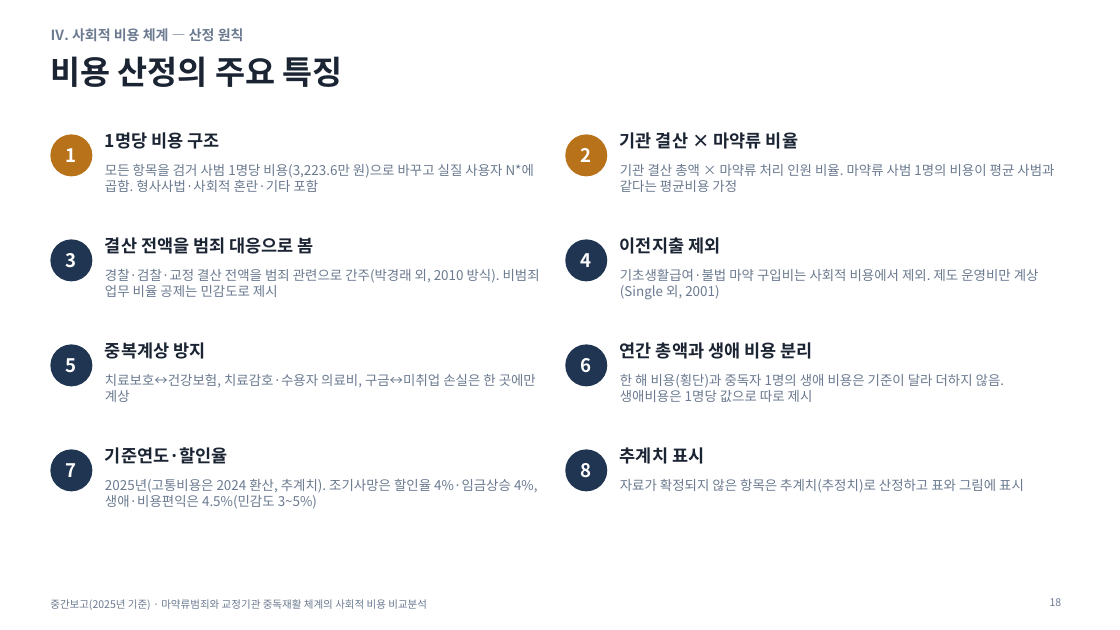
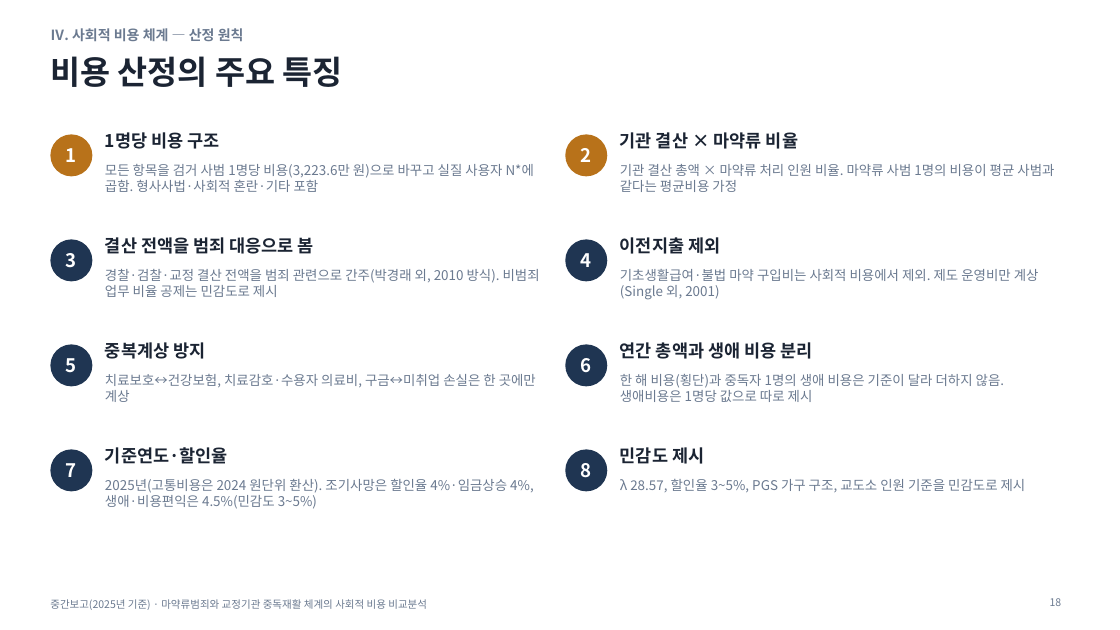
Before and after one commit to adminmrobo/drug-crime-social-cost, a slide deck: slide 18 of deliverables/2026-11-16_보고용/중간보고_마약류사회적비용_2025기준_보고용.pptx. Drawn at 1120x630 pixels with LibreOffice and Linux fonts; fonts in the diff are those of the drawing. Boxes give left, top, right and bottom in pixels: in the first picture for what was removed or moved away, otherwise in the second. Text is boxed around its words. In the diff, an @@ line names an element or a change of style, - is before the commit and + after.

Commit message:
보고용: 추계치·미확정 표현 삭제(엑셀 제외)

```diff
--- a/deliverables/2026-11-16_보고용/중간보고_마약류사회적비용_2025기준_보고용.pptx
+++ b/deliverables/2026-11-16_보고용/중간보고_마약류사회적비용_2025기준_보고용.pptx
@@ text at box(620, 447, 704, 464): text changed @@
-추계치 표시
+민감도 제시
@@ text at box(105, 479, 534, 509): text changed @@
-2025년(고통비용은 2024 환산, 추계치). 조기사망은 할인율 4%·임금상승 4%, 생애·비용편익은 4.5%(민감도 3~5%)
+2025년(고통비용은 2024 원단위 환산). 조기사망은 할인율 4%·임금상승 4%, 생애·비용편익은 4.5%(민감도 3~5%)
@@ text at box(620, 479, 1026, 492): text changed @@
-자료가 확정되지 않은 항목은 추계치(추정치)로 산정하고 표와 그림에 표시
+λ 28.57, 할인율 3~5%, PGS 가구 구조, 교도소 인원 기준을 민감도로 제시
```
Also in this commit, not shown: 14 other slides changed, 7 other files.
